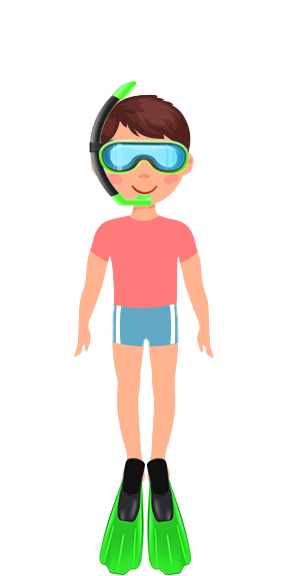
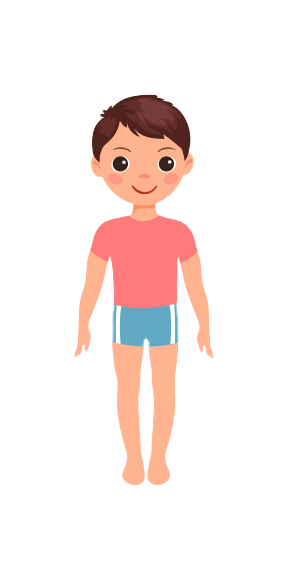
The second 288x576 image is a revision of the first. Changes to its layers:
renamed "Layer 7" to "flipper right", hid it over [146, 458, 191, 575]
renamed "Green_Diving_Fins_PNG_Clipart" to "flipper left", hid it over [99, 458, 146, 575]
renamed "Layer 3" to "scuba goggles", hid it over [89, 80, 190, 208]
